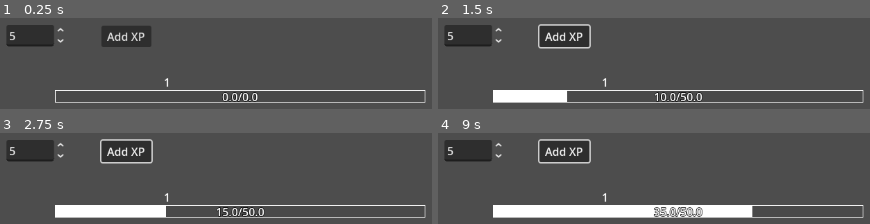
Above: before the commit, frames 1-4 (two rows, left to right).
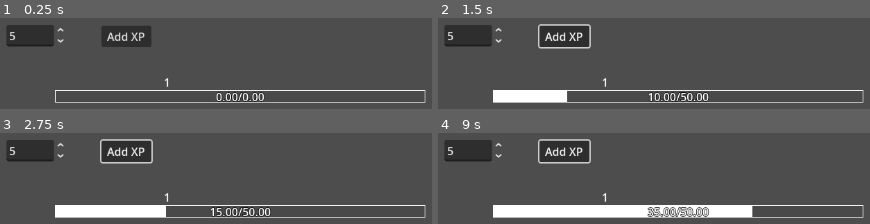
Above: after the commit, the same moments.

Repository: Clique33/Gamelab-Cipher-Labs
Game: Godot game, scene res://ExperienceSystem/Demo/demo_scene.tscn
The game is run twice, just before and just after one commit, with the same random seed, the same clock (stepped at 60 frames per second) and the same inputs. This scene is started directly instead of the project's main scene.
Inputs (mouse positions are in pixels of both pictures, inside the frame that each line leads up to):
- Up to frame 1 (0.25 s): no input
- Up to frame 2 (1.5 s): click "Add XP" at 0.5 s; tap Enter at 1.25 s; move the mouse to (outside the picture) at 1.27 s; hold D from 1.28 s (still down); click (outside the picture) at 1.42 s
- Up to frame 3 (2.75 s): tap Space at 2 s; move the mouse to (outside the picture) at 2.02 s; release D at 2.03 s; hold S from 2.03 s (still down)
- Up to frame 4 (9 s): tap Enter at 2.75, 4.25 s; move the mouse to (809, 213) at 2.77 s; release S at 2.78 s; hold D 2.78-3.53 s; tap Space at 3.5, 5 s; move the mouse to (outside the picture) at 3.52 s; hold W 3.53-4.28 s; click (outside the picture) at 3.67 s; move the mouse to (outside the picture) at 4.27 s; hold A 4.28-5.78 s; move the mouse to (outside the picture) at 5.02 s; move the mouse to (outside the picture) at 5.77 s; hold S 5.78-6.53 s; click (outside the picture) at 5.92 s; move the mouse to (610, 200) at 6.52 s; hold D 6.53-7.28 s; move the mouse to (outside the picture) at 7.27 s; hold W 7.28-8.03 s; move the mouse to (outside the picture) at 8.02 s; hold D 8.03-8.78 s; click (outside the picture) at 8.17 s; move the mouse to (809, 213) at 8.77 s; hold S from 8.78 s (still down)

The runs differ from the first frame. In frame 1, 0.4% of the frame differs, in the area x 50-62%, y 81-93%; in frame 2, 0.5%; in frame 3, 0.5%; in frame 4, 0.7%, in the area x 48-63%, y 81-93%.

Commit message:
fix(experience): improve experience display formatting in ExperienceUI

Diff:
--- a/ExperienceSystem/experience_ui.gd
+++ b/ExperienceSystem/experience_ui.gd
@@ -10,7 +10,7 @@
 	bar.value = component.current_experience
 	bar.max_value = component.experience_to_level
 	lvl_num.text = str(component.level)
-	exp_num.text = str(component.current_experience) + "/" + str(component.experience_to_level)
+	_on_experience_gained(0)
 	component.leveled.connect(_on_leveled)
 	component.experience_gained.connect(_on_experience_gained)
 	bar.mouse_entered.connect(_on_bar_mouse_enter)
@@ -18,7 +18,7 @@
 
 func _on_experience_gained(new_value: float) -> void:
 	bar.value = new_value
-	exp_num.text = str(new_value) + "/" + str(component.experience_to_level)
+	exp_num.text = "%.2f/%.2f" % [component.current_experience, component.experience_to_level]
 
 func _on_leveled(new_level: int) -> void:
 	bar.max_value = component.experience_to_level
